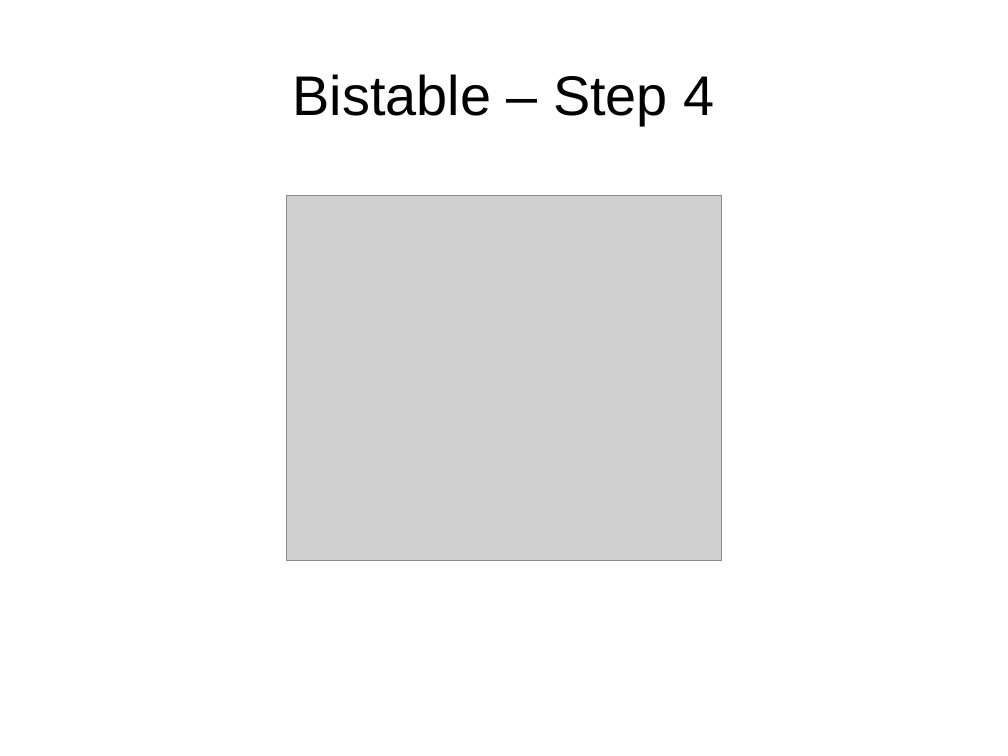
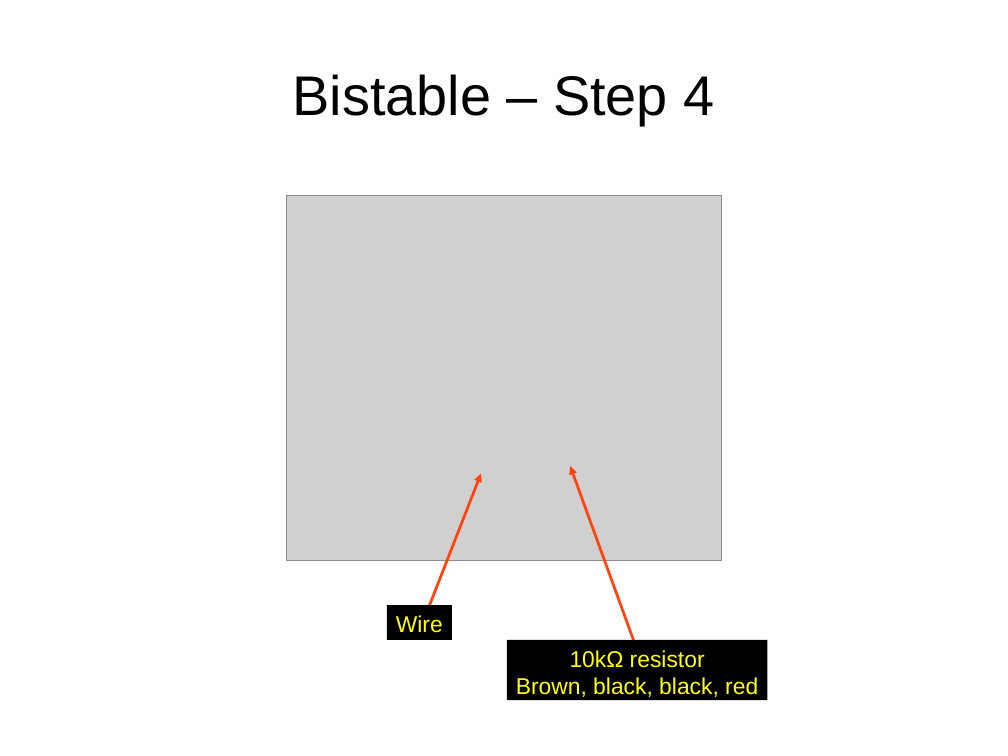
Before and after one commit to swarren/presentations, a slide deck: slide 37 of lcs-multivibrators/lcs-multivibrators.odp (slide 20 before the commit). Drawn at 1008x756 pixels with LibreOffice and Linux fonts; fonts in the diff are those of the drawing; grey boxes stand for pictures; background and template pictures are left out. Boxes give left, top, right and bottom in pixels: in the first picture for what was removed or moved away, otherwise in the second. Text is boxed around its words. In the diff, an @@ line names an element or a change of style, - is before the commit and + after.

```diff
--- a/lcs-multivibrators/lcs-multivibrators.odp
+++ b/lcs-multivibrators/lcs-multivibrators.odp
@@ arrow added from (421, 629) to (481, 474), #FF420E 2.15 pt @@
@@ arrow added from (644, 668) to (571, 466), #FF420E 2.15 pt @@
@@ rectangle added at (387,606,452,640), fill #000000, 18 pt, text #FFFF00 @@
+Wire
@@ rectangle added at (507,640,767,701), fill #000000, 18 pt, text #FFFF00 @@
+10kΩ resistor
+Brown, black, black, red
```
Also in this commit, not shown: 8 other slides changed, 28 slides added, 11 slides removed, 3 other files.
